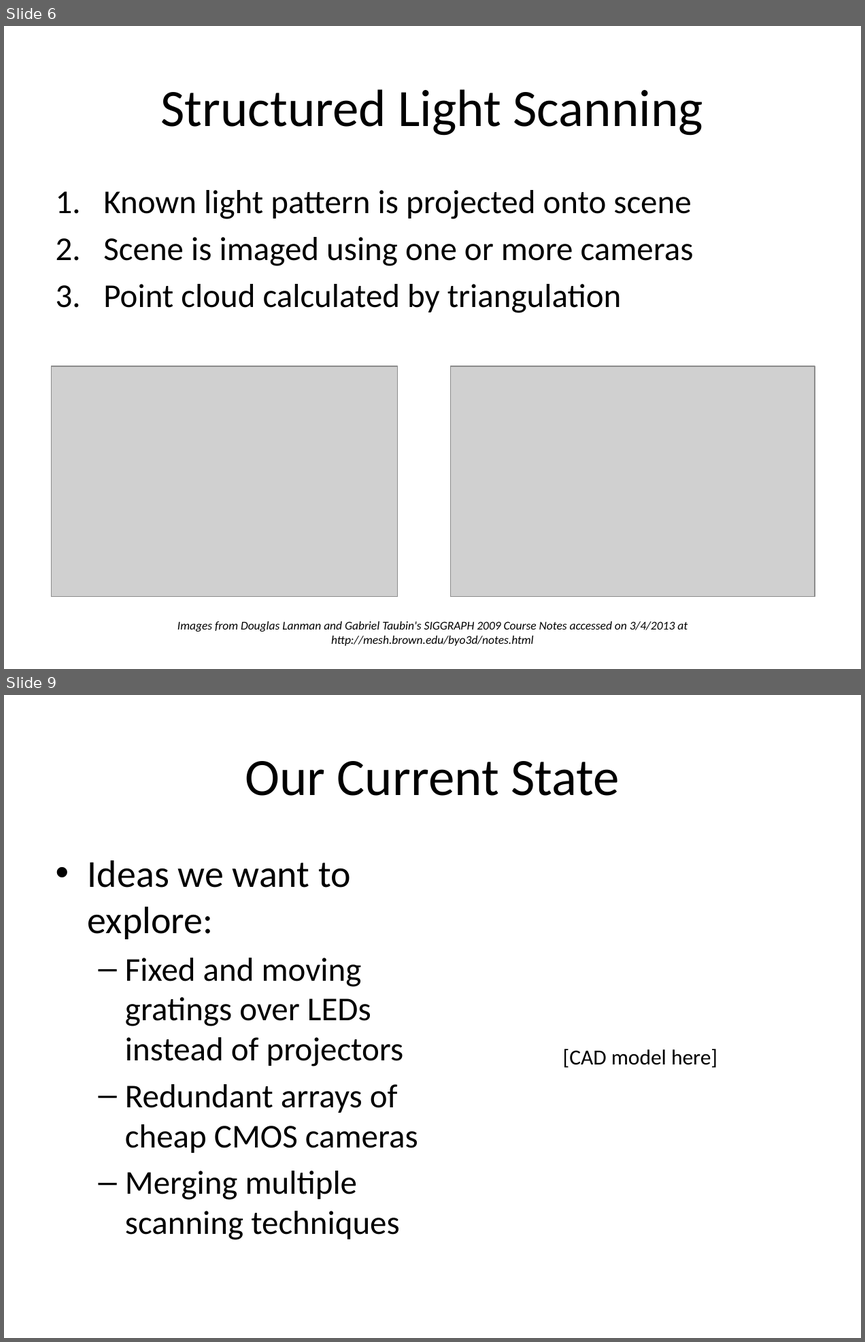
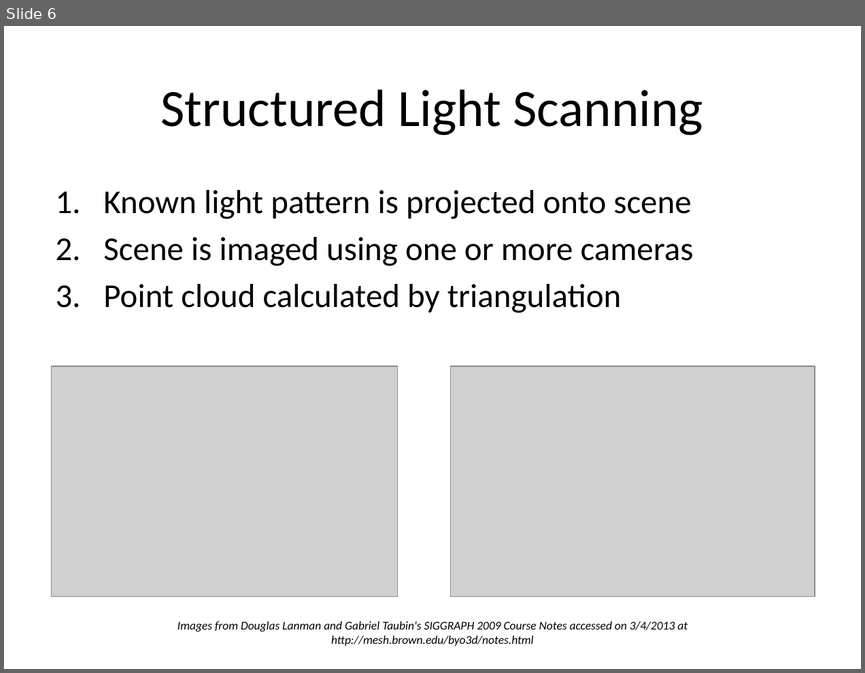
Before and after one commit to troyastorino/dcba, a slide deck: presentations/10-slide-pitch/initial-10-slide-pitch.pptx. Shown one above the other, each under a label of ours: slides 6 and 9 before the commit, slide 6 after it; the slides between them are not shown. The pictures are 865x1342 and 865x673 pixels, drawn with LibreOffice and Linux fonts; fonts in the diff are those of the drawing; grey boxes stand for pictures. Boxes give left, top, right and bottom in pixels: in the first picture for what was removed or moved away, otherwise in the second. Text is boxed around its words. In the diff, an @@ line names an element or a change of style, - is before the commit and + after.

```diff
--- a/presentations/10-slide-pitch/initial-10-slide-pitch.pptx
+++ b/presentations/10-slide-pitch/initial-10-slide-pitch.pptx
@@ slide 9 removed at (4, 695, 861, 1338), background #FFFFFF @@
@@ title removed at (245, 761, 619, 796) @@
-Our Current State
@@ text removed at (88, 860, 418, 1240) @@
-• Ideas we want to explore:
-  – Fixed and moving gratings over LEDs instead of projectors
-  – Redundant arrays of cheap CMOS cameras
-  – Merging multiple scanning techniques
@@ text removed at (563, 1049, 717, 1068) @@
-[CAD model here]
```
Also in this commit, not shown: 5 slides changed, 1 slide added, 3 other files.
